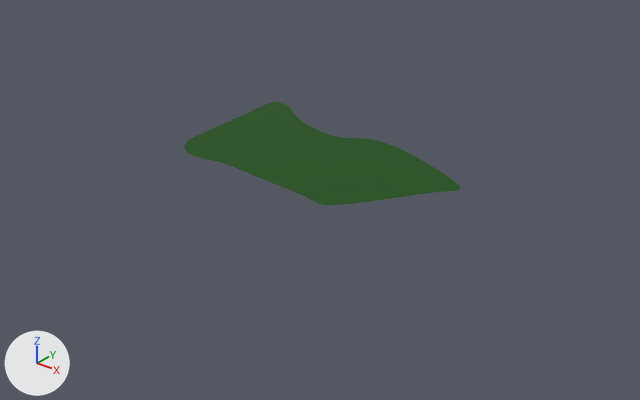
Before and after pictures for a commit that changed the glTF model Art/Locations/LargeOval/LargeOval.glb.
The view is the same before and after, from a camera (50 mm lens) standing at (454.0, -582.0, 318.0) and looking at (3.0, -17.0, -32.0). Arrows for +X, +Y and +Z are at lower left; the lights stay in place.

In view in the first picture: 'Ground-col'.
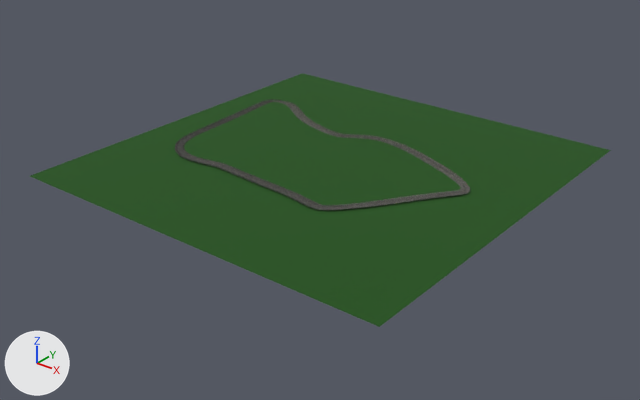
What differs and where, as boxes (x1, y1, x2, y2) in the pictures (640 x 400 px):
'LargeGround', added (green)
    after: (30, 73, 611, 327)
'Road-col', added
    after: (175, 99, 470, 210)

The change, as a list of edits to the scene's bpy script:
```text
Add img_asphalt_02_disp_1k:
    img_asphalt_02_disp_1k = load_image('asphalt_02_disp_1k', '_unpacked/asphalt_02_disp_1k', 1024, 1024, 'Non-Color')
Add img_asphalt_02_diff_1k:
    img_asphalt_02_diff_1k = load_image('asphalt_02_diff_1k', '_unpacked/asphalt_02_diff_1k', 1024, 1024, 'sRGB')
Add mat_road:
    mat_road = bpy.data.materials.new('Road')
    # uses the picture img_asphalt_02_diff_1k
    # uses the picture img_asphalt_02_disp_1k
Add me_plane_002:
    me_plane_002.from_pydata([(-187.0, -187.0, 0.0), (187.0, -187.0, 0.0), (-187.0, 187.0, 0.0), (187.0, 187.0, 0.0)], [], [(0, 1, 3), (0, 3, 2)])
    me_plane_002.materials.append(mat_ground)  # dark green #1c5112
Add me_plane_001:
    me_plane_001.from_pydata(...)  # 1872 vertices, 3328 faces; spans x -155.0..131.0, y -84.0..98.0, z 0.0
    me_plane_001.materials.append(mat_road)
Add ob_largeground:
    ob_largeground = bpy.data.objects.new('LargeGround', me_plane_002)
    ob_largeground.location = (0.0, 0.0, -1.7)
Add ob_road_col:
    ob_road_col = bpy.data.objects.new('Road-col', me_plane_001)
    ob_road_col.location = (0.0, 0.0, -0.3)
```
